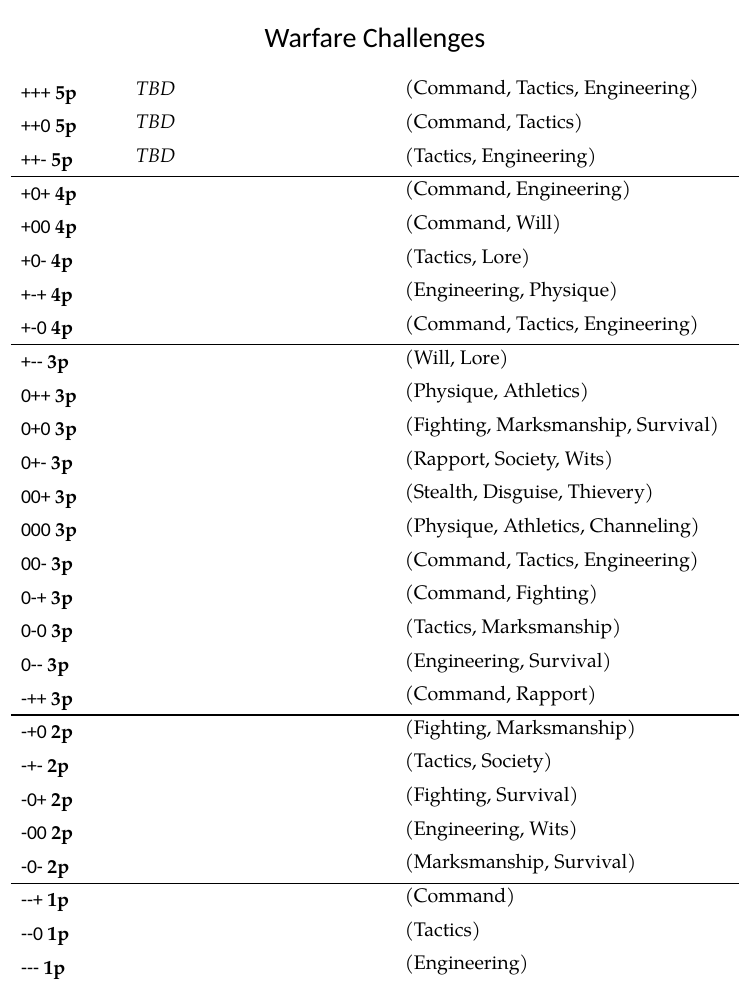
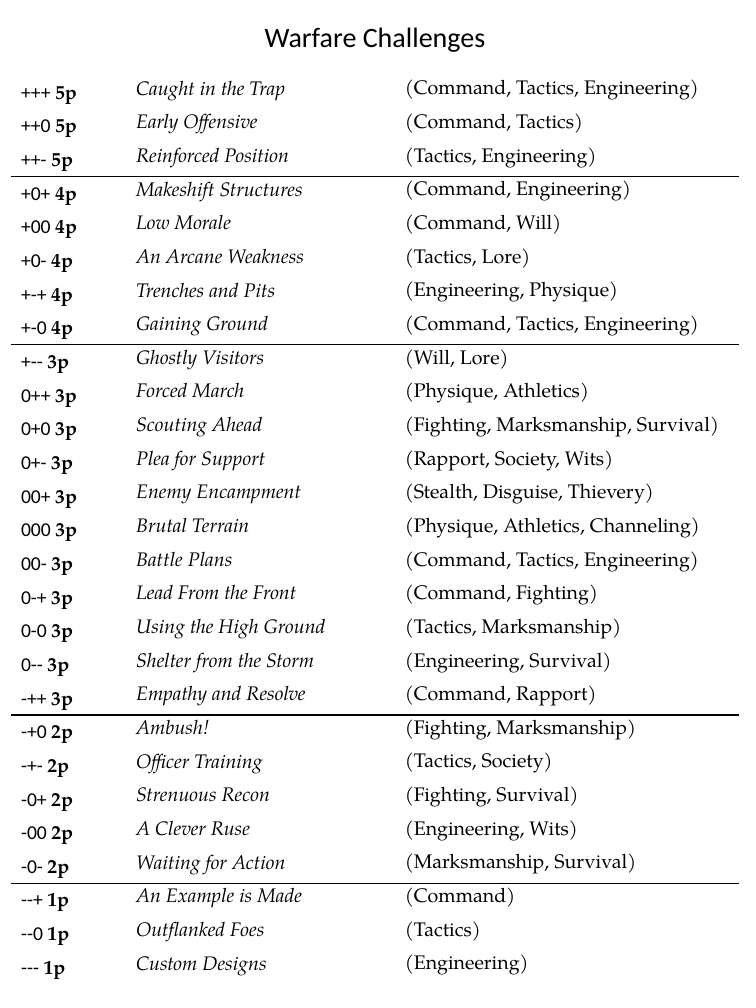
Before and after one commit to ziapeltagames/wrath-of-the-autarch, a slide deck: slide 19 of sheets/Core Sheets.pptx (slide 18 before the commit). Drawn at 756x1008 pixels with LibreOffice and Linux fonts; fonts in the diff are those of the drawing. Boxes give left, top, right and bottom in pixels: in the first picture for what was removed or moved away, otherwise in the second. Text is boxed around its words. In the diff, an @@ line names an element or a change of style, - is before the commit and + after.

```diff
--- a/sheets/Core Sheets.pptx
+++ b/sheets/Core Sheets.pptx
@@ table at box(11, 76, 740, 983) @@
-row 1, column 2: TBD
+row 1, column 2: Caught in the Trap
-row 2, column 2: TBD
+row 2, column 2: Early Offensive
-row 3, column 2: TBD
+row 3, column 2: Reinforced Position
-row 4, column 2: 
+row 4, column 2: Makeshift Structures
-row 5, column 2: 
+row 5, column 2: Low Morale
-row 6, column 2: 
+row 6, column 2: An Arcane Weakness
-row 7, column 2: 
+row 7, column 2: Trenches and Pits
-row 8, column 2: 
+row 8, column 2: Gaining Ground
-row 9, column 2: 
+row 9, column 2: Ghostly Visitors
-row 10, column 2: 
+row 10, column 2: Forced March
-row 11, column 2: 
+row 11, column 2: Scouting Ahead
-row 12, column 2: 
+row 12, column 2: Plea for Support
-row 13, column 2: 
+row 13, column 2: Enemy Encampment
-row 14, column 2: 
+row 14, column 2: Brutal Terrain
-row 15, column 2: 
+row 15, column 2: Battle Plans
-row 16, column 2: 
+row 16, column 2: Lead From the Front
-row 17, column 2: 
+row 17, column 2: Using the High Ground
-row 18, column 2: 
+row 18, column 2: Shelter from the Storm
-row 19, column 2: 
+row 19, column 2: Empathy and Resolve
-row 20, column 2: 
+row 20, column 2: Ambush!
-row 21, column 2: 
+row 21, column 2: Officer Training
-row 22, column 2: 
+row 22, column 2: Strenuous Recon
-row 23, column 2: 
+row 23, column 2: A Clever Ruse
-row 24, column 2: 
+row 24, column 2: Waiting for Action
-row 25, column 2: 
+row 25, column 2: An Example is Made
-row 26, column 2: 
+row 26, column 2: Outflanked Foes
-row 27, column 2: 
+row 27, column 2: Custom Designs
```
Also in this commit, not shown: 1 other slide changed, 1 slide added, 28 other files.
